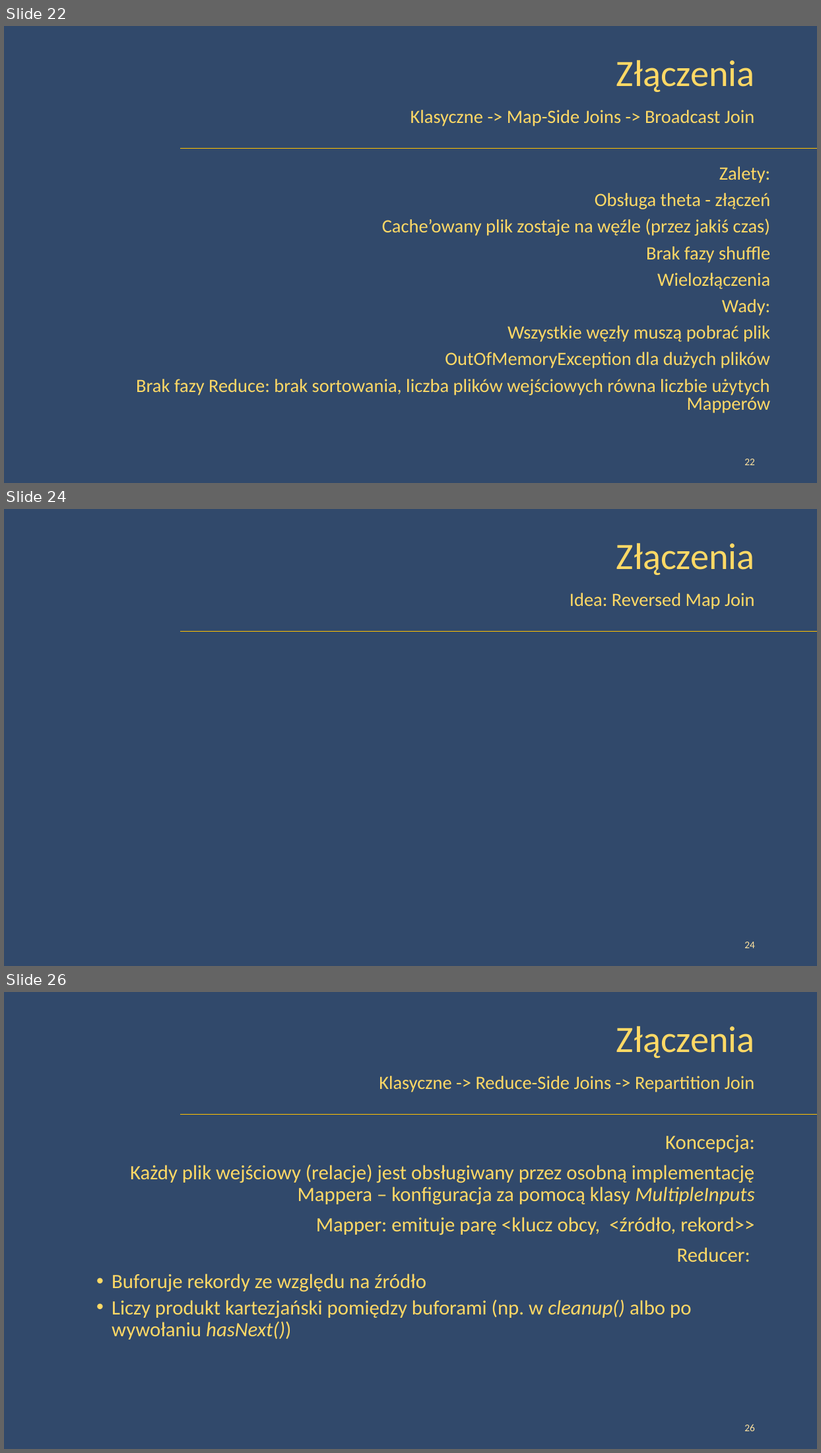
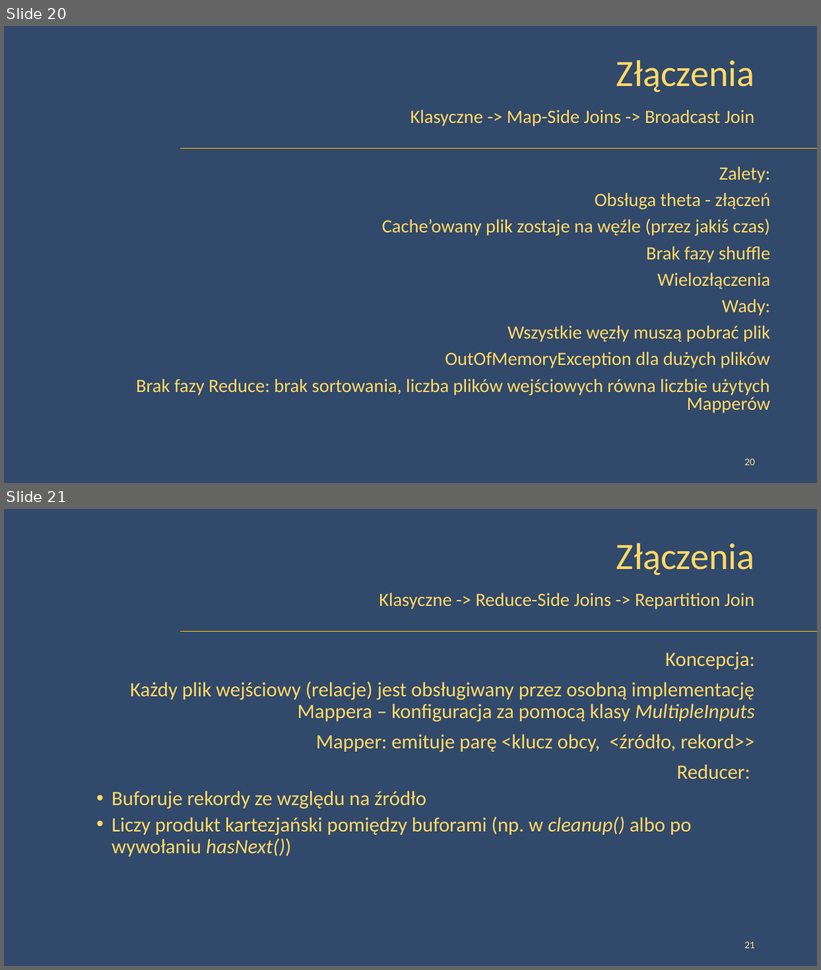
Before and after one commit to peczwy/DbConf2015, a slide deck: DbConf - Złączenia w modelu MapReduce - Lite.pptx. Shown one above the other, each under a label of ours: slides 22, 24 and 26 before the commit, slides 20 and 21 after it; the slides between them are not shown. The pictures are 821x1453 and 821x970 pixels, drawn with LibreOffice and Linux fonts; fonts in the diff are those of the drawing; background and template pictures are left out. Boxes give left, top, right and bottom in pixels: in the first picture for what was removed or moved away, otherwise in the second. Text is boxed around its words. In the diff, an @@ line names an element or a change of style, - is before the commit and + after.

```diff
--- a/DbConf - Złączenia w modelu MapReduce - Lite.pptx
+++ b/DbConf - Złączenia w modelu MapReduce - Lite.pptx
@@ slide 24 removed at [4, 509, 817, 966], background picture (left out); not listed: 1 template element that a slide beside it also shows @@
@@ title removed at [616, 543, 755, 575] @@
-Złączenia
@@ text removed at [570, 593, 755, 609] @@
-Idea: Reversed Map Join
@@ page number removed at [745, 942, 755, 949] @@
-24
@@ what was slide 22 is now slide 20 @@
@@ page number at [745, 459, 755, 466]: text changed @@
-22
+20
@@ what was slide 26 is now slide 21 @@
@@ page number at [745, 942, 755, 949]: text changed @@
-26
+21
```
Also in this commit, not shown: 2 slides changed, 1 slide added, 8 other slides removed, 1 other file.
